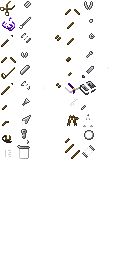
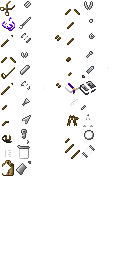
Layers edited between the first and the second 128×256 image:
renamed "Pasted Layer" to "Pasted Layer #4", painted on it over (x1=2, y1=160, x2=31, y2=176)
